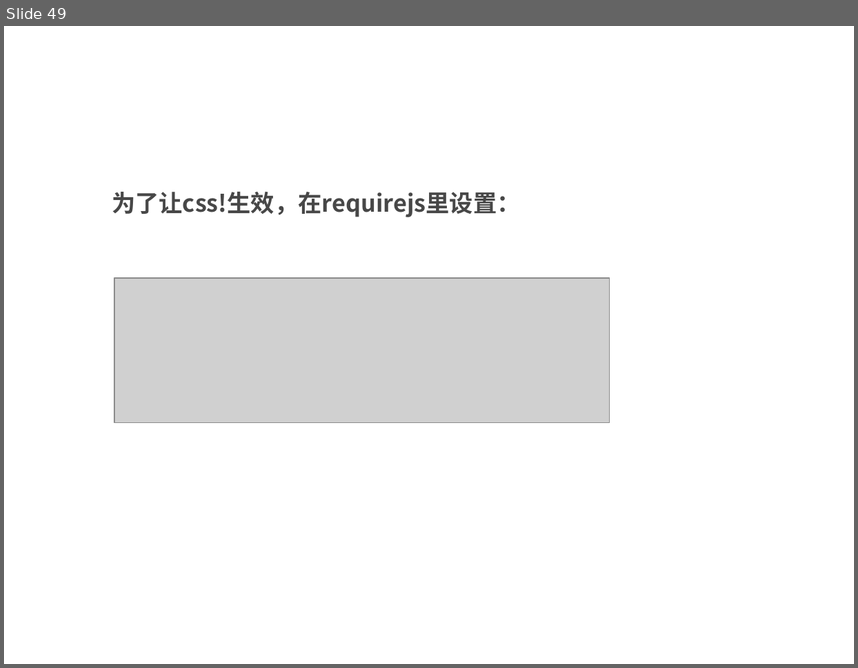
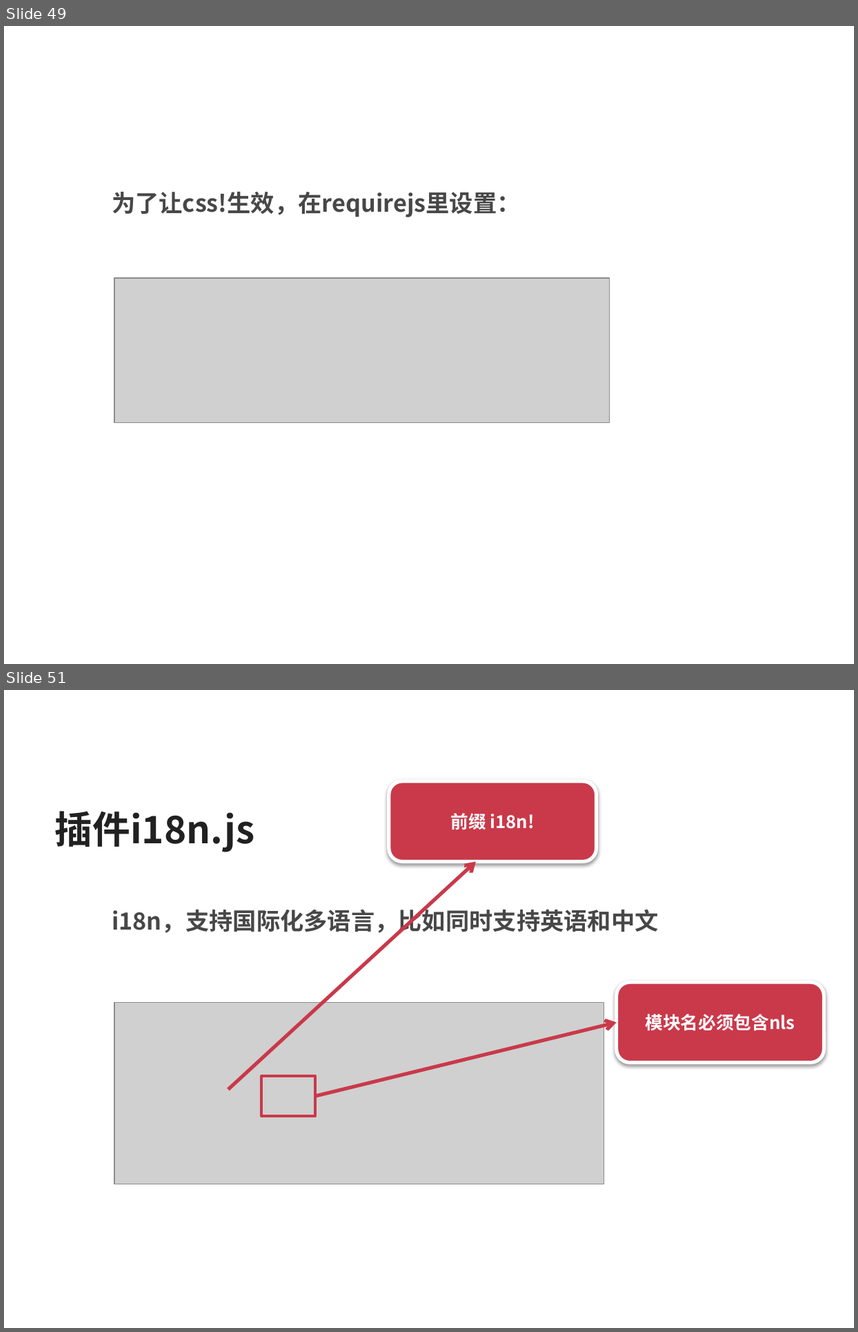
Before and after one commit to silvajs/lecturer, a slide deck: requirejs/doc/requirejs.pptx. Shown one above the other, each under a label of ours: slide 49 before the commit, slides 49 and 51 after it; the slides between them are not shown. The pictures are 858x668 and 858x1332 pixels, drawn with LibreOffice and Linux fonts; fonts in the diff are those of the drawing; grey boxes stand for pictures. Boxes give left, top, right and bottom in pixels: in the first picture for what was removed or moved away, otherwise in the second. Text is boxed around its words. In the diff, an @@ line names an element or a change of style, - is before the commit and + after.

```diff
--- a/requirejs/doc/requirejs.pptx
+++ b/requirejs/doc/requirejs.pptx
@@ slide 51 added at bbox=[4, 690, 854, 1328], background #FFFFFF @@
@@ rounded rectangle added at bbox=[389, 781, 597, 861], fill #C9394A, outline #FFFFFF 3 pt, 15 pt, text #FFFFFF, bold @@
+前缀 i18n!
@@ text added at bbox=[55, 811, 255, 852], 32 pt, text #212121, bold @@
+插件i18n.js
@@ arrow added from (228, 1089) to (476, 862), #C9394A 3 pt @@
@@ text added at bbox=[112, 905, 659, 936], 20 pt, text #474747, bold @@
+  i18n，支持国际化多语言，比如同时支持英语和中文
@@ rounded rectangle added at bbox=[616, 983, 824, 1063], fill #C9394A, outline #FFFFFF 3 pt, 15 pt, text #FFFFFF, bold @@
+模块名必须包含nls
@@ picture added at bbox=[114, 1002, 604, 1184] @@
@@ arrow added from (315, 1096) to (616, 1023), #C9394A 3 pt @@
@@ rectangle added at bbox=[261, 1076, 315, 1116], outline #C9394A 2.25 pt @@
```
Also in this commit, not shown: 3 other slides added, 5 other files.
